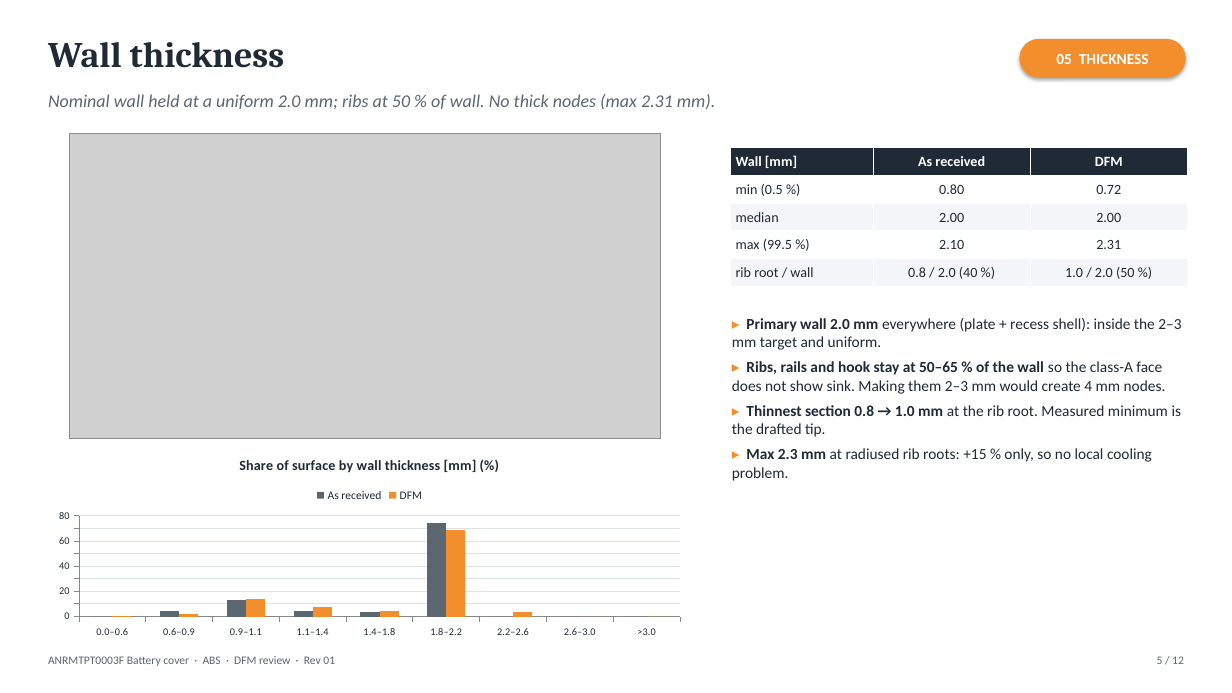
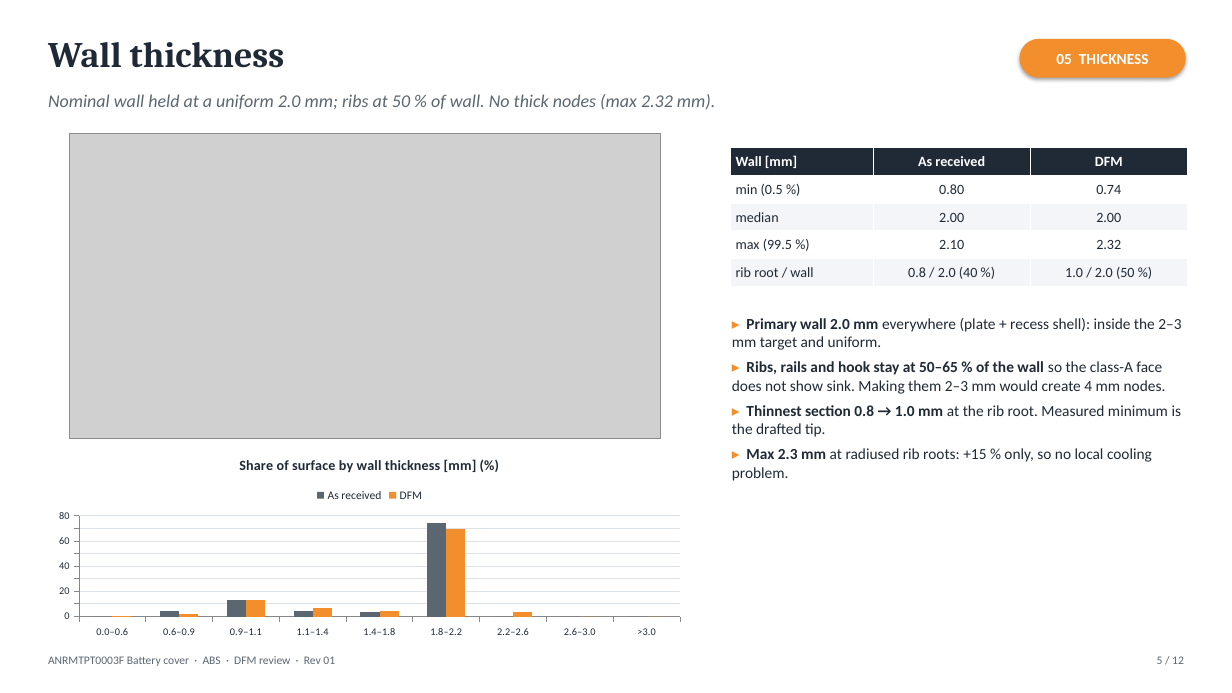
Before and after one commit to moatazmostafaeleraky-eng/Moataz-engineering, a slide deck: slide 5 of output/DFM.pptx. Drawn at 1232x693 pixels with LibreOffice and Linux fonts; fonts in the diff are those of the drawing; grey boxes stand for pictures. Boxes give left, top, right and bottom in pixels: in the first picture for what was removed or moved away, otherwise in the second. Text is boxed around its words. In the diff, an @@ line names an element or a change of style, - is before the commit and + after.

```diff
--- a/output/DFM.pptx
+++ b/output/DFM.pptx
@@ text at bbox=[48, 94, 715, 109]: text changed @@
-Nominal wall held at a uniform 2.0 mm; ribs at 50 % of wall. No thick nodes (max 2.31 mm).
+Nominal wall held at a uniform 2.0 mm; ribs at 50 % of wall. No thick nodes (max 2.32 mm).
@@ table at bbox=[730, 148, 1188, 287] @@
-row 2, column 3: 0.72
+row 2, column 3: 0.74
-row 4, column 3: 2.31
+row 4, column 3: 2.32
@@ column chart at bbox=[46, 444, 693, 642] @@
@@ DFM, 0.9–1.1: 14 to 13 @@
@@ DFM, 1.8–2.2: 69 to 70 @@
```
Also in this commit, not shown: 10 other slides changed, 17 other files.
